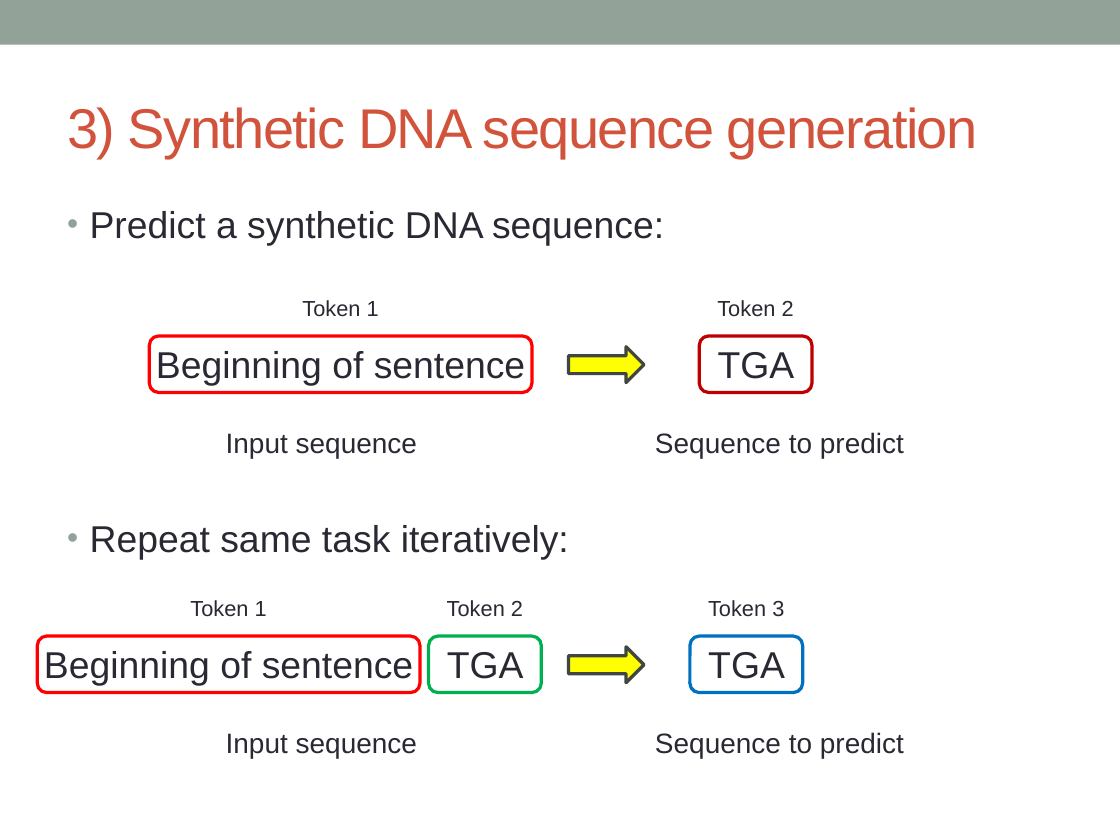
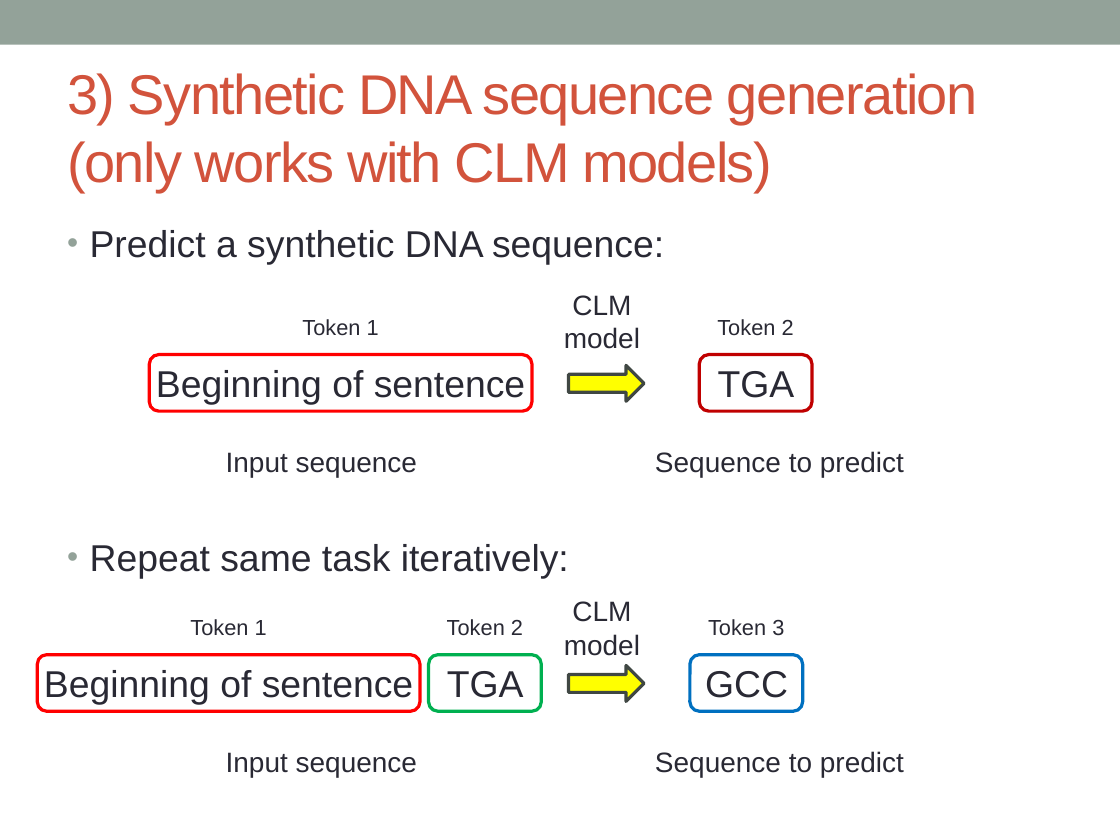
Before and after one commit to raphaelmourad/LLM-for-genomics-training, a slide deck: slide 31 of CM_llm_genomics.pptx (slide 28 before the commit). Drawn at 1120x840 pixels with LibreOffice and Linux fonts; fonts in the diff are those of the drawing. Boxes give left, top, right and bottom in pixels: in the first picture for what was removed or moved away, otherwise in the second. Text is boxed around its words. In the diff, an @@ line names an element or a change of style, - is before the commit and + after.

```diff
--- a/CM_llm_genomics.pptx
+++ b/CM_llm_genomics.pptx
@@ title at bbox=[67, 73, 978, 191]: text changed @@
-3) Synthetic DNA sequence generation
+3) Synthetic DNA sequence generation
+(only works with CLM models)
@@ text added at bbox=[564, 295, 640, 349], 18 pt, text #292934 @@
+CLM model
@@ text added at bbox=[564, 601, 640, 656], 18 pt, text #292934 @@
+CLM model
@@ 14 texts, 5 rounded rectangles, 2 right arrows: place and size @@
-14 texts, 5 rounded rectangles, 2 right arrows at bbox=[37, 211, 904, 758]
+14 texts, 5 rounded rectangles, 2 right arrows at bbox=[37, 230, 904, 777]
@@ text at bbox=[705, 671, 788, 698]: text changed @@
-TGA
+GCC
```
Also in this commit, not shown: 7 other slides changed, 6 slides added, 1 other file.
